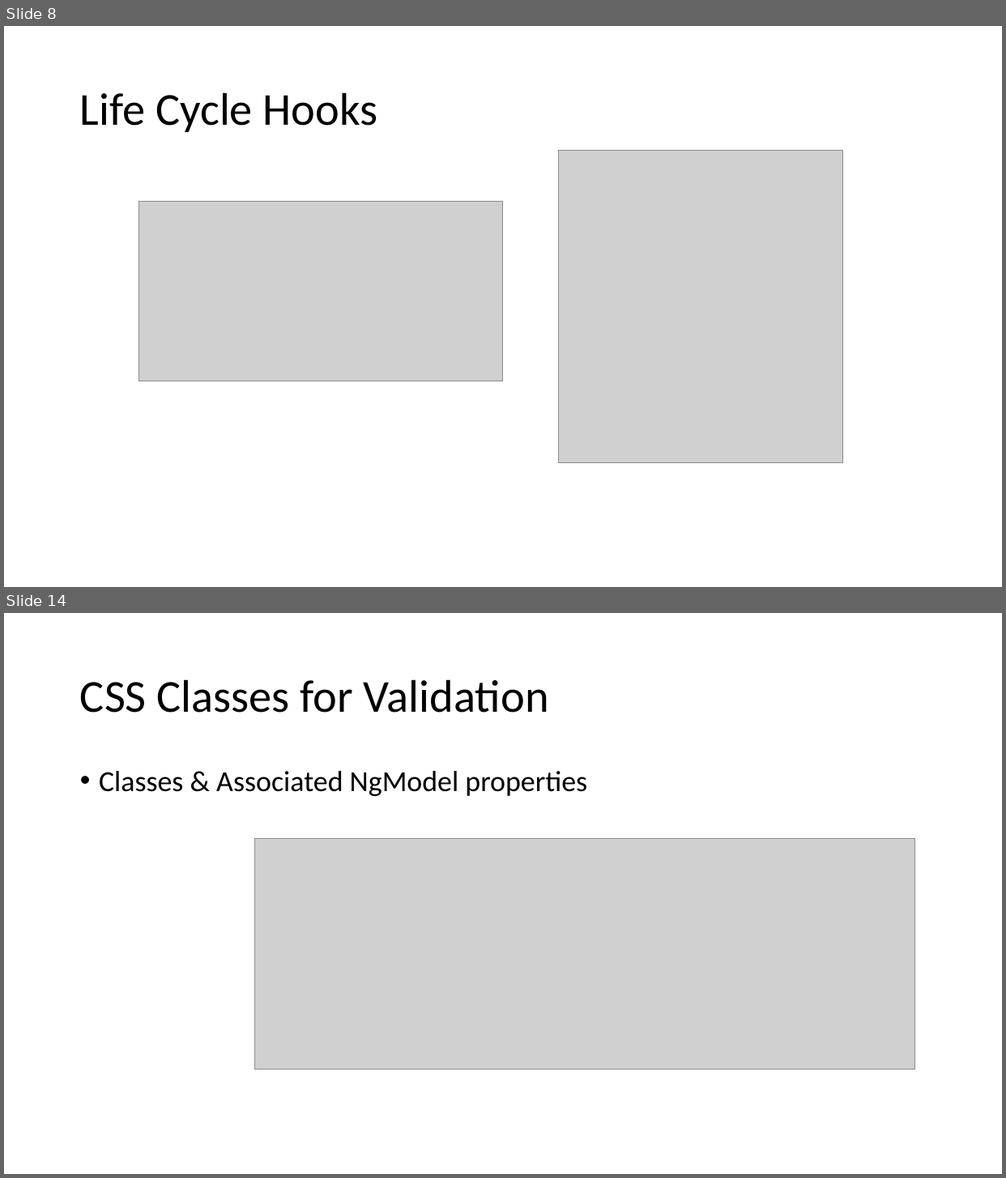
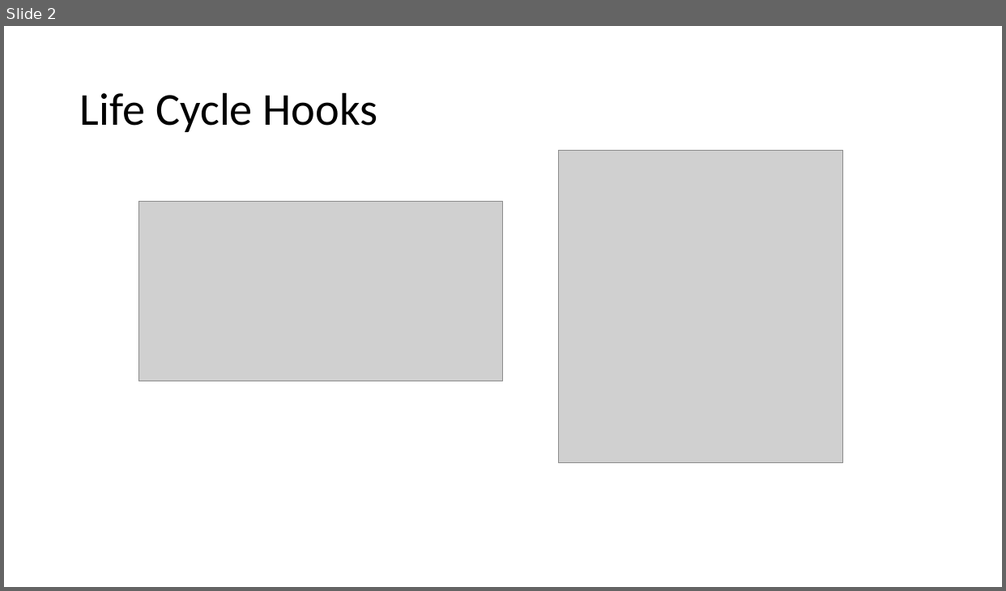
Before and after one commit to sitaramgarlapati/angularDemo, a slide deck: slides/Ang Sessions 2.pptx. Shown one above the other, each under a label of ours: slides 8 and 14 before the commit, slide 2 after it; the slides between them are not shown. The pictures are 1006x1178 and 1006x591 pixels, drawn with LibreOffice and Linux fonts; fonts in the diff are those of the drawing; grey boxes stand for pictures. Boxes give left, top, right and bottom in pixels: in the first picture for what was removed or moved away, otherwise in the second. Text is boxed around its words. In the diff, an @@ line names an element or a change of style, - is before the commit and + after.

```diff
--- a/slides/Ang Sessions 2.pptx
+++ b/slides/Ang Sessions 2.pptx
@@ slide 14 removed at (4, 613, 1002, 1174), background #FFFFFF @@
@@ title removed at (80, 679, 549, 713) @@
-CSS Classes for Validation
@@ text removed at (99, 771, 587, 796) @@
-• Classes & Associated NgModel properties
@@ picture removed at (255, 838, 914, 1069) @@
@@ what was slide 8 is now slide 2 @@
```
Also in this commit, not shown: 5 slides changed, 10 slides added, 9 other slides removed, 17 other files.
